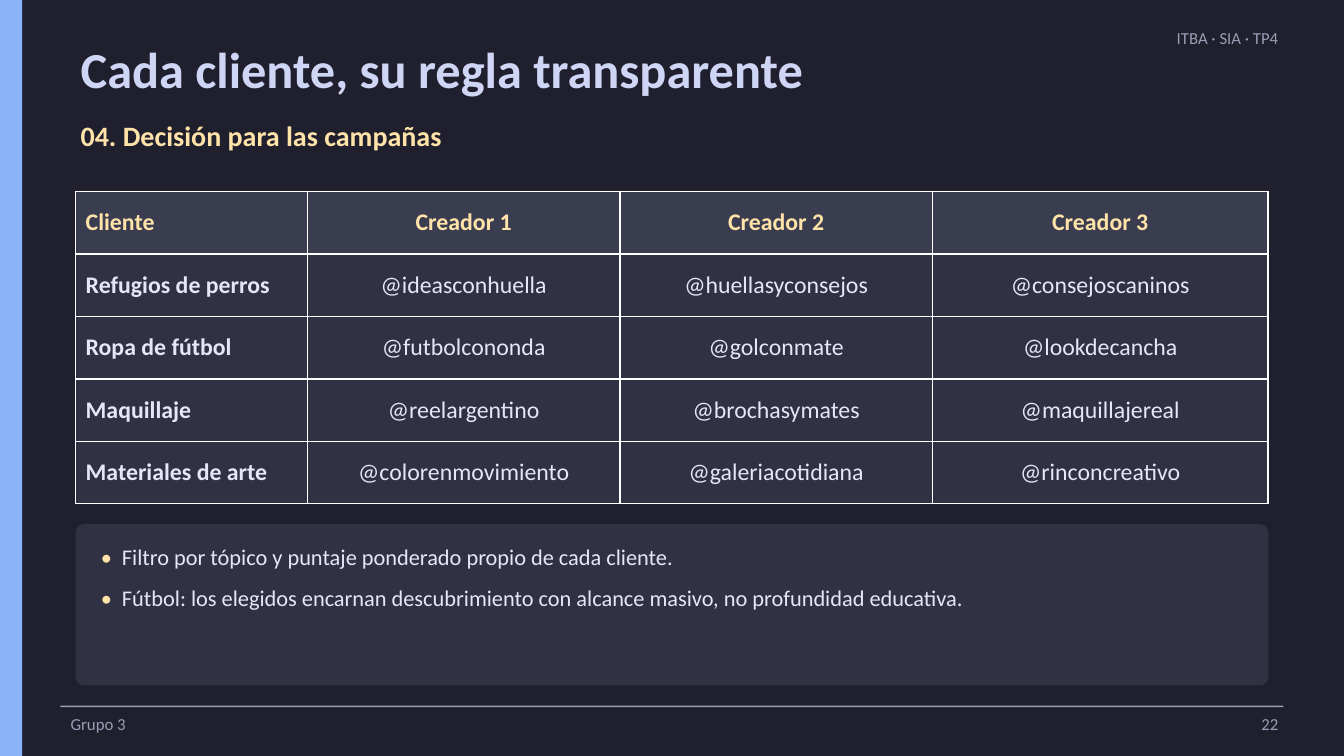
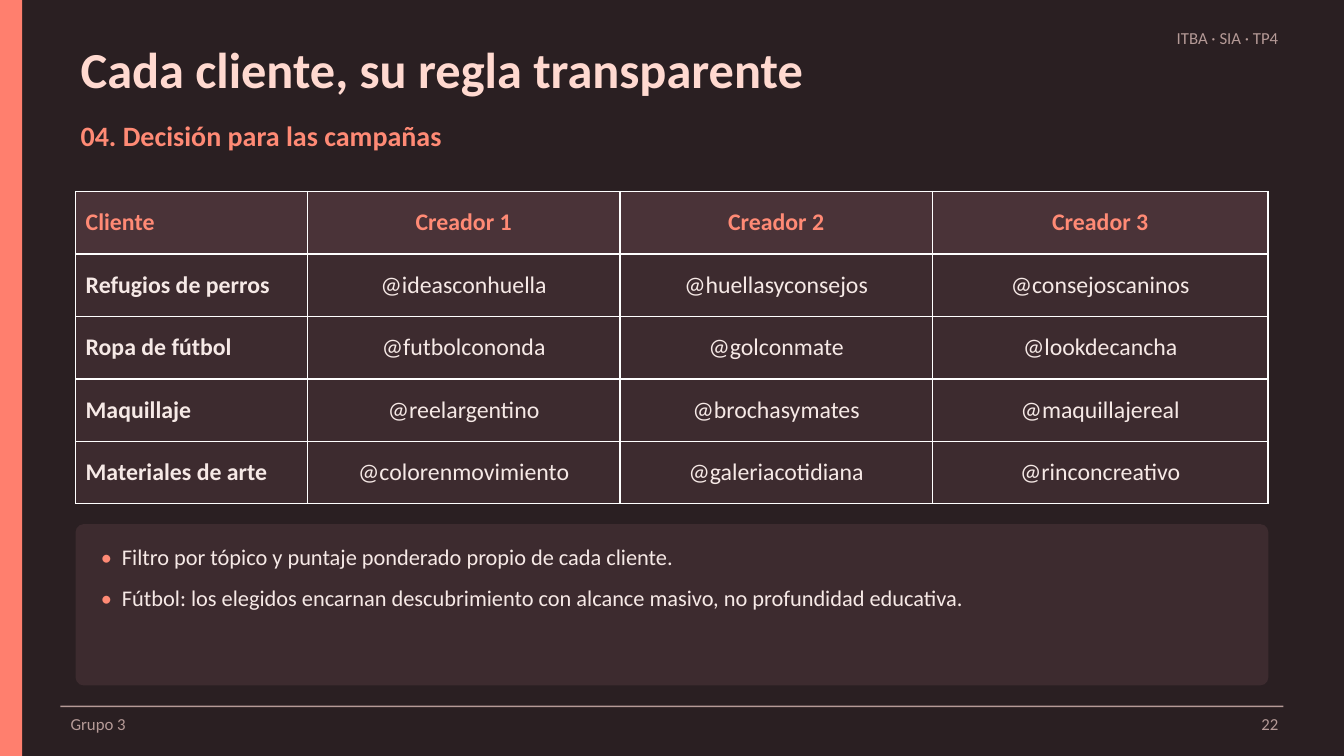
Before and after one commit to ldicandia/SIA-G3, a slide deck: slide 22 of TP4/docs/presentacion/TP4-presentacion.pptx. Drawn at 1344x756 pixels with LibreOffice and Linux fonts; fonts in the diff are those of the drawing. Boxes give left, top, right and bottom in pixels: in the first picture for what was removed or moved away, otherwise in the second. Text is boxed around its words. In the diff, an @@ line names an element or a change of style, - is before the commit and + after.

Commit message:
docs(quick): switch presentation theme to coral

```diff
--- a/TP4/docs/presentacion/TP4-presentacion.pptx
+++ b/TP4/docs/presentacion/TP4-presentacion.pptx
@@ background #1F1F2E to #2A1F22 @@
@@ rectangle at (x1=0, y1=0, x2=22, y2=756): fill #8AB4F8 to #FF7F6E @@
@@ text colour #9A9DB3 to #B59A97 in 3 elements at (x1=71, y1=719, x2=125, y2=733), (x1=1261, y1=719, x2=1278, y2=730), (x1=1177, y1=33, x2=1278, y2=44) @@
@@ text "Cada cliente, su regla transparente" at (x1=81, y1=52, x2=803, y2=97): text colour #CFD6F5 to #FFD9D0 @@
@@ text "04. Decisión para las campañas" at (x1=81, y1=126, x2=441, y2=151): text colour #FFE3A8 to #FF8A75 @@
@@ table at (x1=76, y1=192, x2=1268, y2=504) @@
@@ fill #3A3C50 to #4A3338 in row 1 @@
@@ fill #303243 to #3D2B2F in 16 cells @@
@@ text colour #FFE3A8 to #FF8A75 in "Cliente", "Creador 1", "Creador 2", "Creador 3" @@
@@ text colour #E4E7F7 to #F6E9E6 in "Refugios de perros", "@ideasconhuella", "@huellasyconsejos", "@consejoscaninos" and 12 more places @@
@@ rounded rectangle at (x1=76, y1=524, x2=1268, y2=686): fill #303243 to #3D2B2F @@
@@ text "• Filtro por tópico y ..." at (x1=122, y1=549, x2=963, y2=610): text colour #FFE3A8 to #FF8A75 in "•", "•"; text colour #E4E7F7 to #F6E9E6 @@
@@ rectangle at (x1=60, y1=706, x2=1284, y2=707): fill #9A9DB3 to #B59A97 @@
```
Also in this commit, not shown: 38 other slides changed, 1 other file.
